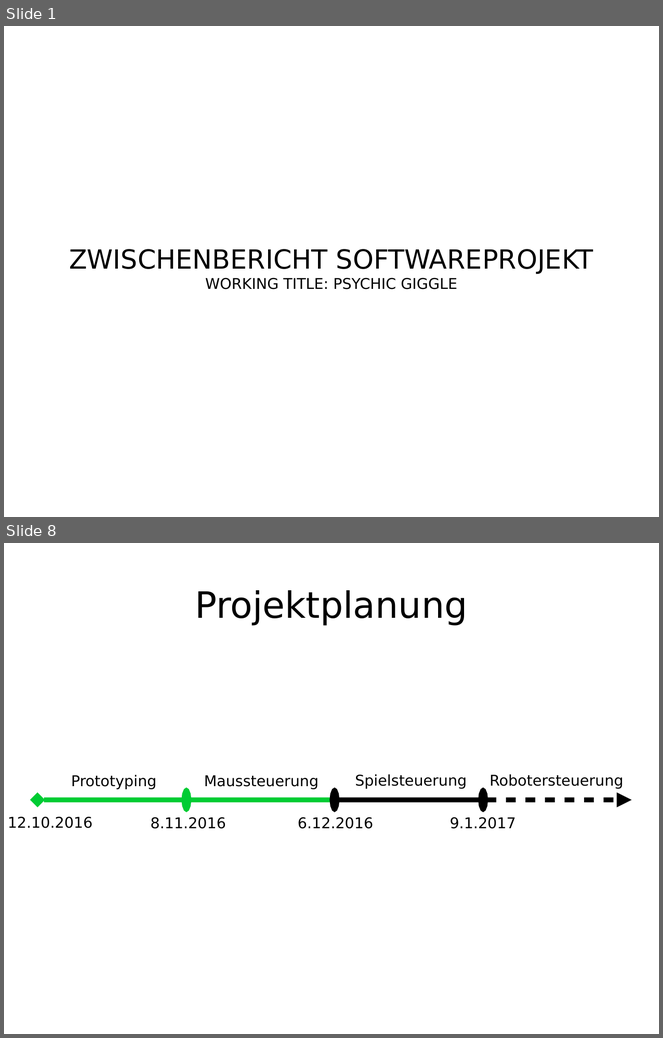
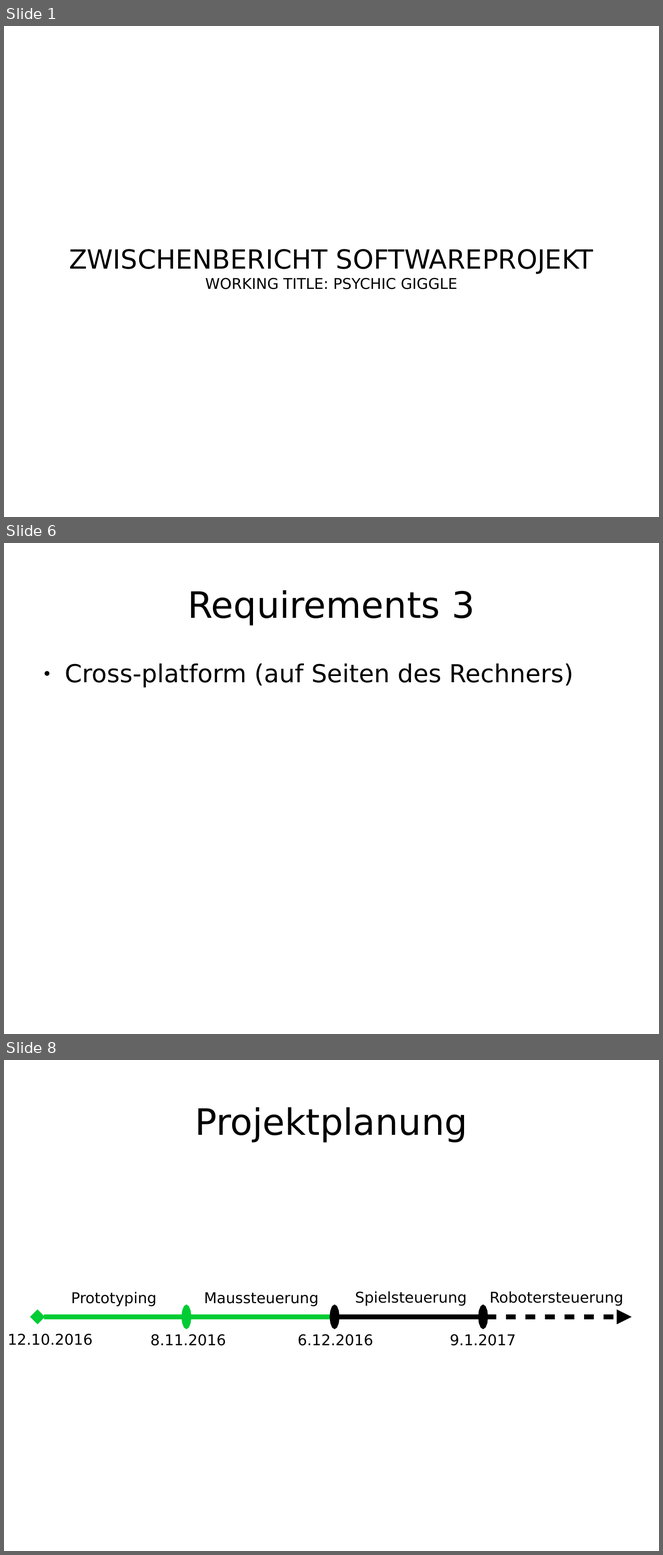
Before and after one commit to enra64/psychic-giggle, a slide deck: zwischenstand anfang dezember.odp. Shown one above the other, each under a label of ours: slides 1 and 8 before the commit, slides 1, 6 and 8 after it; the slides between them are not shown. The pictures are 663x1038 and 663x1555 pixels, drawn with LibreOffice and Linux fonts; fonts in the diff are those of the drawing. Boxes give left, top, right and bottom in pixels: in the first picture for what was removed or moved away, otherwise in the second. Text is boxed around its words. In the diff, an @@ line names an element or a change of style, - is before the commit and + after.

```diff
--- a/zwischenstand anfang dezember.odp
+++ b/zwischenstand anfang dezember.odp
@@ slide 6 added at box(4, 543, 659, 1034), background #FFFFFF @@
@@ title added at box(188, 590, 475, 626), 44 pt, text #000000 @@
+Requirements 3
@@ text added at box(65, 663, 573, 688), 30 pt, text #000000 @@
+● Cross-platform (auf Seiten des Rechners)
```
Also in this commit, not shown: 7 slides changed, 5 other slides added, 1 slide removed, 1 other file.
